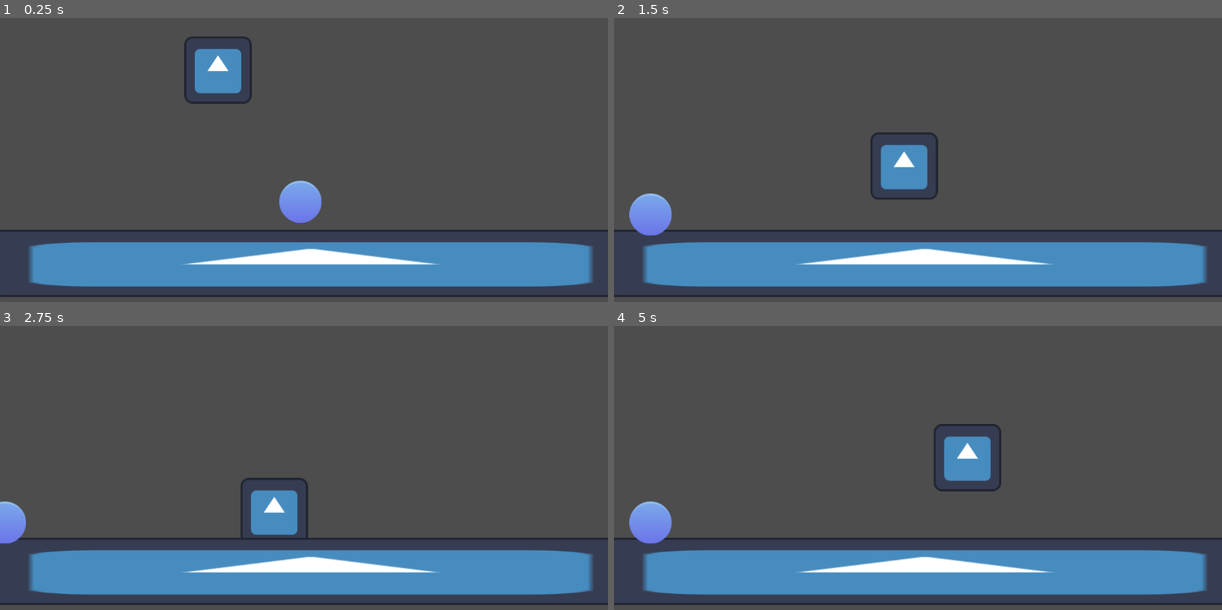
Above: before the commit, frames 1-4 (two rows, left to right).
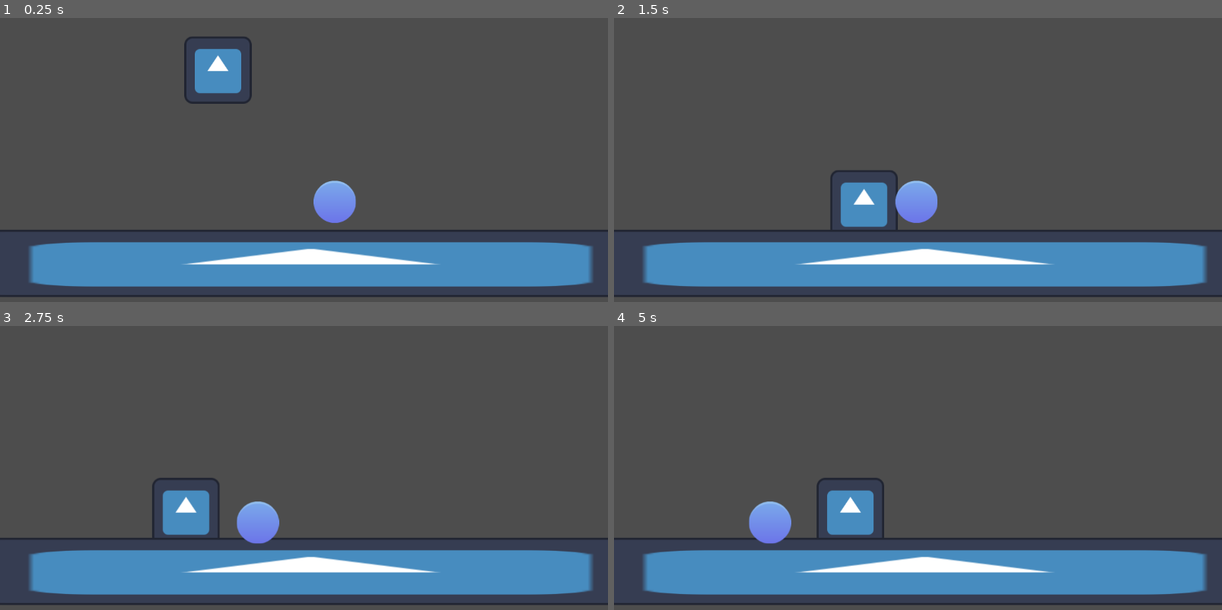
Above: after the commit, the same moments.

Repository: toadsam/Creative-Media-Programming
Game: Godot game, scene res://JJH/Test.tscn
The game is run twice, just before and just after one commit, with the same random seed, the same clock (stepped at 60 frames per second) and the same inputs. The project has no main scene, so this scene is started directly. The engine's default icon, where the game draws it, is replaced by a stand-in: a white triangle on a blue panel in a dark square.
Inputs:
- Up to frame 1 (0.25 s): no input
- Up to frame 2 (1.5 s): hold Right (move_right) from 0.53 s (still down); tap Space (jump) at 0.77 s
- Up to frame 3 (2.75 s): tap Space (jump) at 1.52 s; release Right (move_right) at 2.03 s; hold Left (move_left) from 2.03 s (still down)
- Up to frame 4 (5 s): release Left (move_left) at 2.78 s; hold Right (move_right) 2.78-4.28 s; tap Space (jump) at 3.02, 3.77, 4.52 s; hold Left (move_left) from 4.28 s (still down)

The runs differ from the first frame. In frame 1, 1.5% of the frame differs, in the area x 45-59%, y 57-73%; in frame 2, 4.4%; in frame 3, 3.8%; in frame 4, 4.7%, in the area x 2-64%, y 34-77%.

Commit message:
[ADD] 플레이어 적 닿으면 감지하는 거 구현 (-재훈)

Diff:
--- a/beatascendia/JJH/Enemy.gd
+++ b/beatascendia/JJH/Enemy.gd
@@ -1,10 +1,10 @@
 extends CharacterBody2D
 
 # 속도 및 이동 범위 설정
-@export var speed = 400            # 적의 이동 속도
-@export var left_limit = -200      # 왼쪽 한계점
-@export var right_limit = 200      # 오른쪽 한계점
-var direction = 1                  # 이동 방향 (1: 오른쪽, -1: 왼쪽)
+@export var speed = 100           # 적의 이동 속도
+@export var left_limit = -300     # 왼쪽 이동 한계점
+@export var right_limit = 300     # 오른쪽 이동 한계점
+var direction = 1                 # 이동 방향 (1: 오른쪽, -1: 왼쪽)
 
 func _physics_process(delta):
 	# 이동 처리
@@ -16,9 +16,9 @@
 	elif global_position.x >= right_limit:
 		direction = -1  # 왼쪽으로 전환
 
-	# 이동 및 충돌 처리
+	# 충돌 감지
+	if test_move(global_transform, velocity * delta):
+		print("닿았습니다")  # 충돌 디버그 메시지 출력
+
+	# 이동 실행
 	move_and_slide()
-
-func _on_enemy_body_entered(body):
-	if body.name == "Player":  # 플레이어와 충돌 확인
-		print("닿았습니다")  # 디버그 메시지 출력
--- a/beatascendia/JJH/Enemy.tscn
+++ b/beatascendia/JJH/Enemy.tscn
@@ -7,8 +7,10 @@
 radius = 40.1123
 
 [node name="Enemy" type="Node2D"]
+light_mask = 2
 
 [node name="CharacterBody2D" type="CharacterBody2D" parent="."]
+collision_layer = 2
 script = ExtResource("1_8xux6")
 
 [node name="Sprite2D" type="Sprite2D" parent="CharacterBody2D"]
--- a/beatascendia/JJH/Player.tscn
+++ b/beatascendia/JJH/Player.tscn
@@ -7,13 +7,15 @@
 size = Vector2(123.5, 118)
 
 [node name="Node2D" type="Node2D"]
+visibility_layer = 3
 
-[node name="CharacterBody2D" type="CharacterBody2D" parent="." groups=["Player"]]
+[node name="Player" type="CharacterBody2D" parent="." groups=["Player"]]
+collision_mask = 3
 script = ExtResource("1_pm5ow")
 
-[node name="Sprite2D" type="Sprite2D" parent="CharacterBody2D" groups=["Player"]]
+[node name="Sprite2D" type="Sprite2D" parent="Player" groups=["Player"]]
 texture = ExtResource("2_c13v0")
 
-[node name="CollisionShape2D" type="CollisionShape2D" parent="CharacterBody2D"]
+[node name="CollisionShape2D" type="CollisionShape2D" parent="Player"]
 position = Vector2(0.25, 1)
 shape = SubResource("RectangleShape2D_1on5k")
--- a/beatascendia/JJH/Test.tscn
+++ b/beatascendia/JJH/Test.tscn
@@ -6,13 +6,11 @@
 
 [node name="Test" type="Node2D"]
 
-[node name="Player" parent="." instance=ExtResource("1_55c0n")]
-visibility_layer = 3
+[node name="Player" parent="." groups=["Player"] instance=ExtResource("1_55c0n")]
 position = Vector2(413, 169)
 
 [node name="Tale(테스트)" parent="." instance=ExtResource("2_wc56p")]
 position = Vector2(-119, 563)
 
-[node name="Enemy" parent="." instance=ExtResource("3_2cc50")]
-light_mask = 2
+[node name="Enemy" parent="." groups=["Enemy"] instance=ExtResource("3_2cc50")]
 position = Vector2(656, 446)
